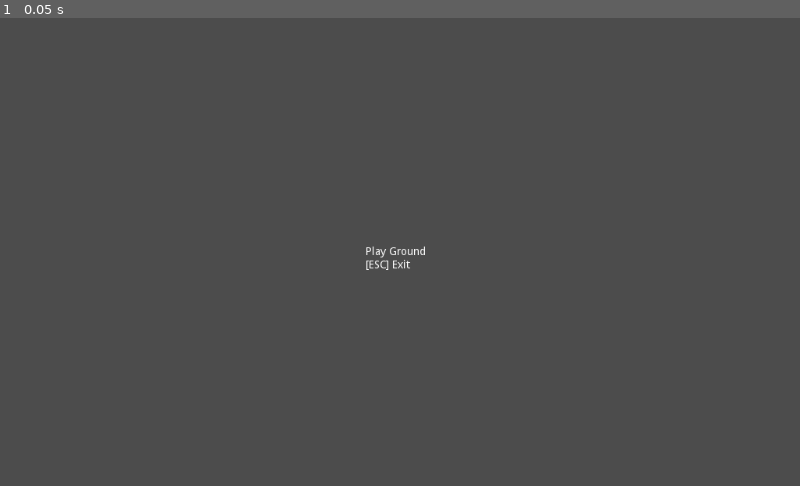
Above: before the commit, frame 1.
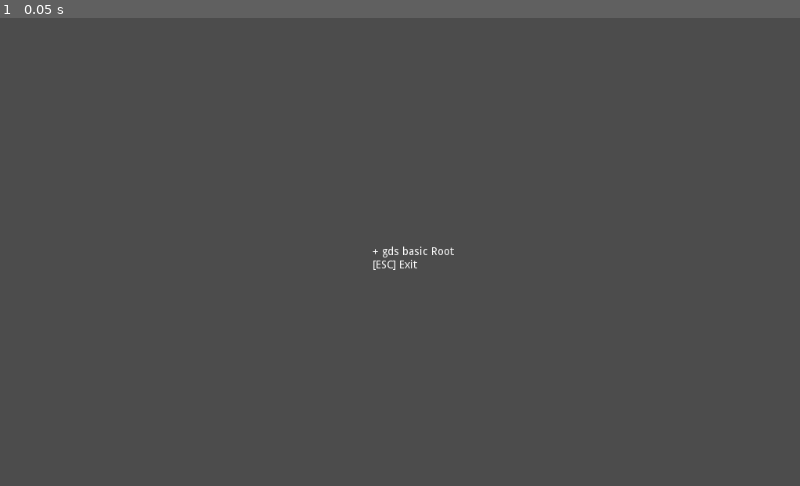
Above: after the commit, the same moment.

Repository: R2Road/godot_playground
Game: Godot game, scene res://gds_basic/gds_basic_RootScene.tscn
Two runs of this game, one before a commit and one after it. Both use one fixed random seed, a clock stepped at 60 frames per second and the inputs below. Before the commit the project starts from res://PlayGround.tscn.
Inputs:
- Up to frame 1 (0.05 s): no input

The runs differ from the first frame. In frame 1, 0.2% of the frame differs, in the area x 45-57%, y 48-54%.

Commit message:
add scene : gds basic - RootScene

Diff:
--- /dev/null
+++ b/2d_ground/gds_basic/gds_basic_RootScene.gd
@@ -0,0 +1,26 @@
+extends Node2D
+
+
+var title_string = \
+	"+ gds basic Root" \
+	+ "\n" \
+	+ "[ESC] Exit"
+
+
+func _ready():
+	var summury_node = get_node( "Summury" )
+	summury_node.text = title_string
+
+	summury_node.set_position(
+		summury_node.get_position()
+		- Vector2( summury_node.rect_size.x * 0.5, summury_node.rect_size.y * 0.5 )
+	)
+
+	set_process_input( true ) # is not need : default on
+
+
+func _input(event):
+	if event is InputEventKey and event.is_pressed():
+		if event.scancode == KEY_ESCAPE:
+			set_process_input( false )
+			get_tree().quit()
--- /dev/null
+++ b/2d_ground/gds_basic/gds_basic_RootScene.tscn
@@ -0,0 +1,18 @@
+[gd_scene load_steps=2 format=2]
+
+[ext_resource path="res://gds_basic/gds_basic_RootScene.gd" type="Script" id=1]
+
+[node name="gds_basic_RootScene" type="Node2D"]
+script = ExtResource( 1 )
+
+[node name="Summury" type="Label" parent="."]
+anchor_left = 0.5
+anchor_top = 0.5
+anchor_right = 0.5
+anchor_bottom = 0.5
+margin_left = 512.0
+margin_top = 300.0
+text = "Root Scene"
+__meta__ = {
+"_edit_use_anchors_": false
+}
--- a/2d_ground/project.godot
+++ b/2d_ground/project.godot
@@ -16,7 +16,7 @@
 [application]
 
 config/name="2d_ground"
-run/main_scene="res://PlayGround.tscn"
+run/main_scene="res://gds_basic/gds_basic_RootScene.tscn"
 config/icon="res://icon.png"
 
 [rendering]
